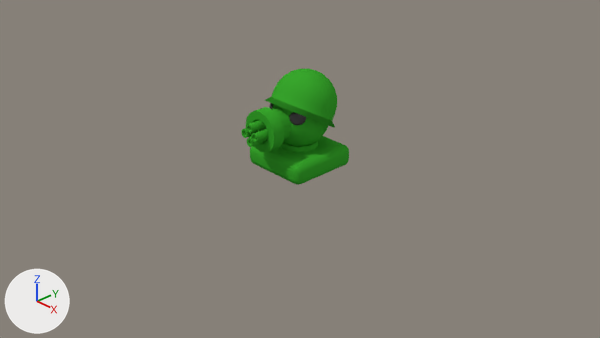
Two versions of the Blender file Assets/Models/MachineGunTurret.blend, one commit apart.
The view is the same before and after, from the file's camera 'Camera'. The lights are fixed; the arrows at lower left show +X, +Y and +Z.

The first picture shows 'Turret'.
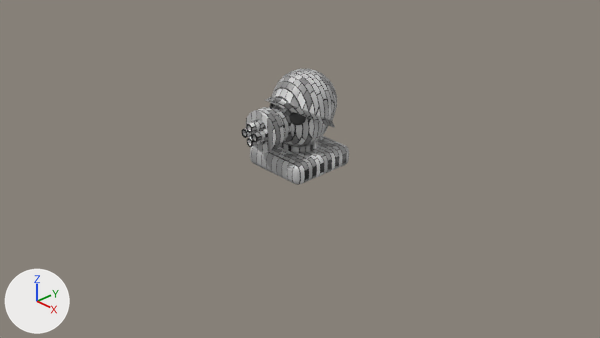
The change, as a list of edits to the scene's bpy script:
```text
Change mat_material:
    remove n0 = _N.new('ShaderNodeOutputMaterial'); n0.name = 'Material Output.002'
    remove n1 = _N.new('ShaderNodeBsdfDiffuse'); n1.name = 'Diffuse BSDF'
    remove n1.inputs[0].default_value = (0.0407, 0.389, 0.0263, 1.0)  # 'Color', green #39a82d
    remove _L.new(n1.outputs[0], n0.inputs[0])  # 'BSDF' to 'Surface'
    add n2 = _N.new('ShaderNodeOutputMaterial'); n2.name = 'Material Output'
    add n3 = _N.new('ShaderNodeBsdfPrincipled'); n3.name = 'Principled BSDF'
    add n3.distribution = 'GGX'
    add n3.subsurface_method = 'BURLEY'
    add n3.inputs[2].default_value = 0.4  # 'Roughness'
    add n4 = _N.new('ShaderNodeTexBrick'); n4.name = 'Brick Texture'
    add _L.new(n3.outputs[0], n2.inputs[0])  # 'BSDF' to 'Surface'
    add _L.new(n4.outputs[0], n3.inputs[0])  # 'Color' to 'Base Color'
```

Boxes [x1, y1, x2, y2] around the edits, measured in the pictures (600 x 338 px):
'Turret', surface changed (green to grey)
    both: [241, 69, 349, 185]
